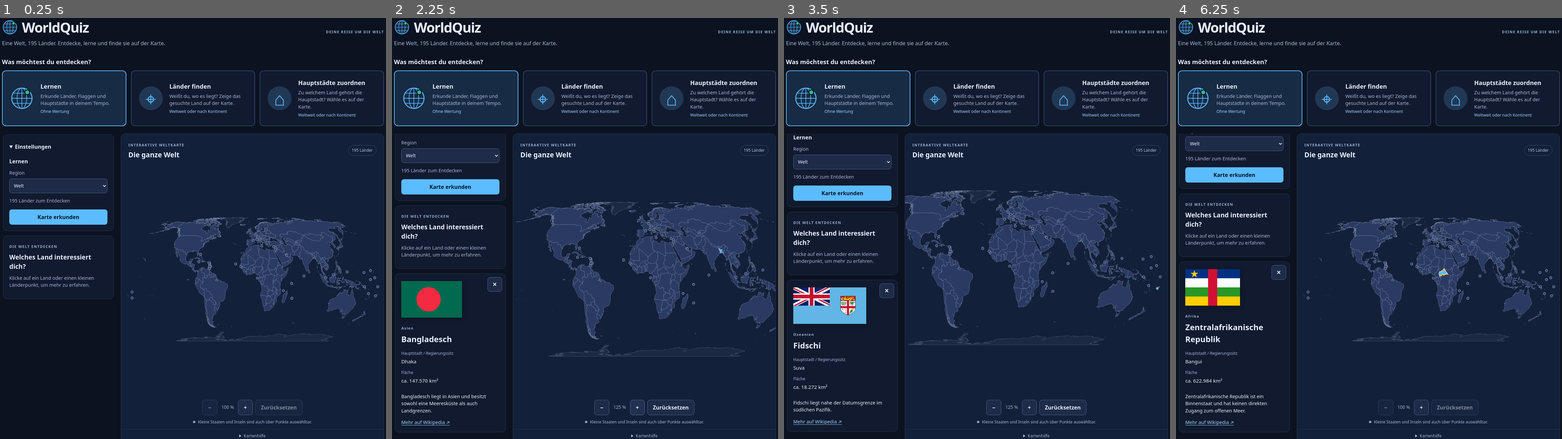
Above: before the commit, frames 1-4 (left to right).
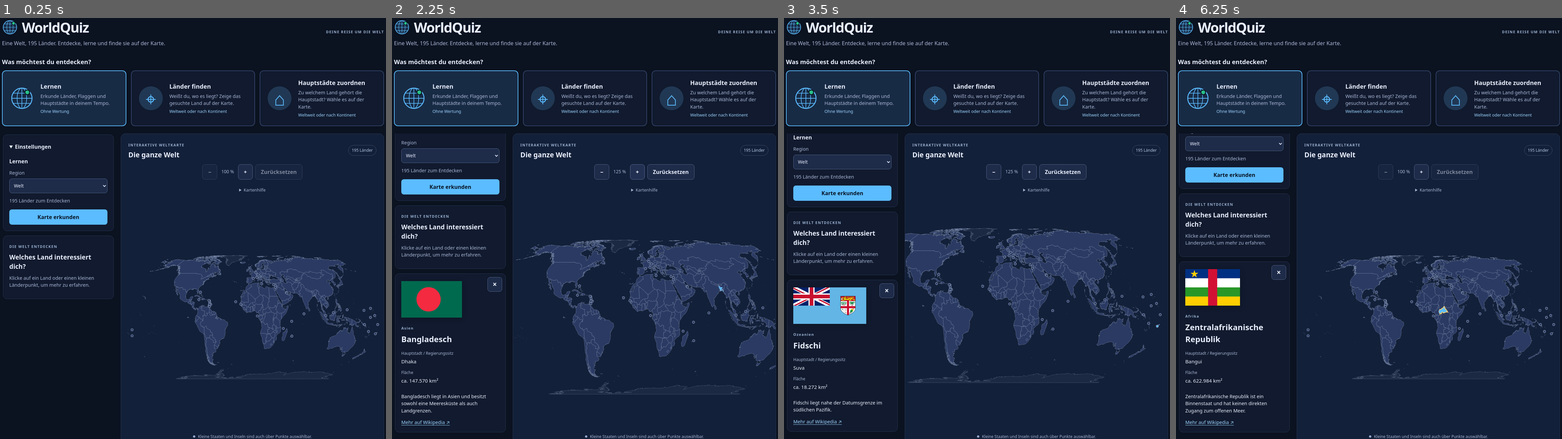
Above: after the commit, the same moments.

Repository: RubikNube/WorldQuiz
Game: browser game, page src/index.html
Same seed, same stepped clock (60 frames per second), same inputs: the game is played once before the commit and once after it.
Inputs (mouse positions are in pixels of both pictures, inside the frame that each line leads up to; where the layout moved, square brackets give the same spot in the first picture):
- Up to frame 1 (0.25 s): no input
- Up to frame 2 (2.25 s): click (642, 316) [642, 279] at 0.27 s; click (642, 342) [642, 304] at 1.07 s; tap Ctrl at 1.1, 1.6, 2.1 s; click (635, 262) [635, 224] at 1.27 s; click (592, 295) [592, 257] at 1.67 s; click (704, 295) [704, 257] at 1.87 s; click "+" at 2.02 s
- Up to frame 3 (3.5 s): press the mouse at (1088, 283) [1088, 245] at 2.27 s; release the mouse at (1034, 270) [1034, 232] at 2.4 s; click (1027, 337) [1027, 300] at 2.47 s; tap Ctrl at 2.6, 3.1 s; click (1077, 363) [1077, 325] at 2.87 s; click (1158, 325) [1158, 287] at 3.07 s; click (969, 375) [969, 337] at 3.47 s
- Up to frame 4 (6.25 s): tap Ctrl every 0.5 s from 3.6 to 6.1 s; click (1403, 283) [1403, 245] at 3.67 s; press the mouse at (1426, 270) [1426, 232] at 4.07 s; release the mouse at (1403, 396) [1403, 359] at 4.2 s; click (1546, 342) [1546, 304] at 4.27 s; click "−" at 4.52 s; click (1507, 329) [1507, 291] at 4.67 s; click (1376, 291) [1376, 253] at 4.87 s; click (1349, 316) [1349, 279] at 5.27 s; click (1423, 270) [1423, 232] at 5.47 s; press the mouse at (1403, 396) [1403, 359] at 5.87 s; release the mouse at (1376, 295) [1376, 257] at 6 s; click (1442, 312) [1442, 274] at 6.07 s

The runs differ from the first frame. In frame 1, 8.4% of the frame differs, in the area x 31-100%, y 34-100%; in frame 2, 12%; in frame 3, 11%; in frame 4, 8.5%.

Commit message:
feat: move zoom controls above map

Diff:
--- a/src/index.html
+++ b/src/index.html
@@ -57,10 +57,10 @@
     </aside>
     <section class="mapWrap" aria-label="Weltkarte">
       <div class="mapHeader"><div><span class="eyebrow">INTERAKTIVE WELTKARTE</span><h2 id="mapTitle">Die ganze Welt</h2></div><span class="mapBadge">195 Länder</span></div>
+      <div class="mapToolbar" role="group" aria-label="Kartenzoom"><button id="zoomOut" class="secondary" aria-label="Karte verkleinern">−</button><output id="zoomPercentage" aria-label="Kartenzoom">100 %</output><button id="zoomIn" class="secondary" aria-label="Karte vergrößern">+</button><button id="resetMap" class="secondary">Zurücksetzen</button></div>
+      <details class="mapHelp"><summary>Kartenhilfe</summary><p>Mausrad oder + / −: zoomen. Ziehen: verschieben. Auf dem Smartphone mit zwei Fingern zoomen; vergrößert mit einem Finger verschieben.</p><p>Tastatur: Karte mit Tab fokussieren, + / − zum Zoomen, Pfeiltasten zum Verschieben, Pos1 zum Zurücksetzen. Länder mit Tab und Enter oder Leertaste auswählen.</p><p>Länder außerhalb der gewählten Region bleiben als Orientierung sichtbar und sind ebenfalls anklickbar. Gebiete außerhalb der Länderauswahl zählen nicht als Antwort.</p></details>
       <div id="mapHost" class="mapHost" tabindex="0" aria-label="Weltkarte: Plus und Minus zum Zoomen, Pfeiltasten zum Verschieben, Pos1 zum Zurücksetzen" aria-busy="true"><p id="mapStatus" role="status">Die Weltkarte wird geladen …</p></div>
-      <div class="mapToolbar"><button id="zoomOut" class="secondary" aria-label="Karte verkleinern">−</button><output id="zoomPercentage" aria-label="Kartenzoom">100 %</output><button id="zoomIn" class="secondary" aria-label="Karte vergrößern">+</button><button id="resetMap" class="secondary">Zurücksetzen</button></div>
       <p class="mapLegend"><span class="legendDot"></span> Kleine Staaten und Inseln sind auch über Punkte auswählbar.</p>
-      <details class="mapHelp"><summary>Kartenhilfe</summary><p>Mausrad oder + / −: zoomen. Ziehen: verschieben. Auf dem Smartphone mit zwei Fingern zoomen; vergrößert mit einem Finger verschieben.</p><p>Tastatur: Karte mit Tab fokussieren, + / − zum Zoomen, Pfeiltasten zum Verschieben, Pos1 zum Zurücksetzen. Länder mit Tab und Enter oder Leertaste auswählen.</p><p>Länder außerhalb der gewählten Region bleiben als Orientierung sichtbar und sind ebenfalls anklickbar. Gebiete außerhalb der Länderauswahl zählen nicht als Antwort.</p></details>
     </section>
   </div>
   <footer><span>WorldQuiz · Die Welt kennenlernen</span><a href="ATTRIBUTION.md">Daten &amp; Quellen</a><span>195 Länder: UN-Mitglieder sowie Vatikanstadt und Palästina. Grenzen nach Natural Earth; umstrittene Gebiete sind schematisch dargestellt.</span></footer>
--- a/src/styles.css
+++ b/src/styles.css
@@ -440,6 +440,7 @@
 }
 .mapToolbar{
   display:flex;
+  flex-wrap:wrap;
   align-items:center;
   justify-content:center;
   gap:8px;
@@ -474,8 +475,7 @@
 .mapHelp{
   font-size:.8rem;
   color:var(--muted);
-  border-top:1px solid #263552;
-  padding:0 20px 12px
+  padding:0 20px
 }
 .mapHelp summary{
   cursor:pointer;
